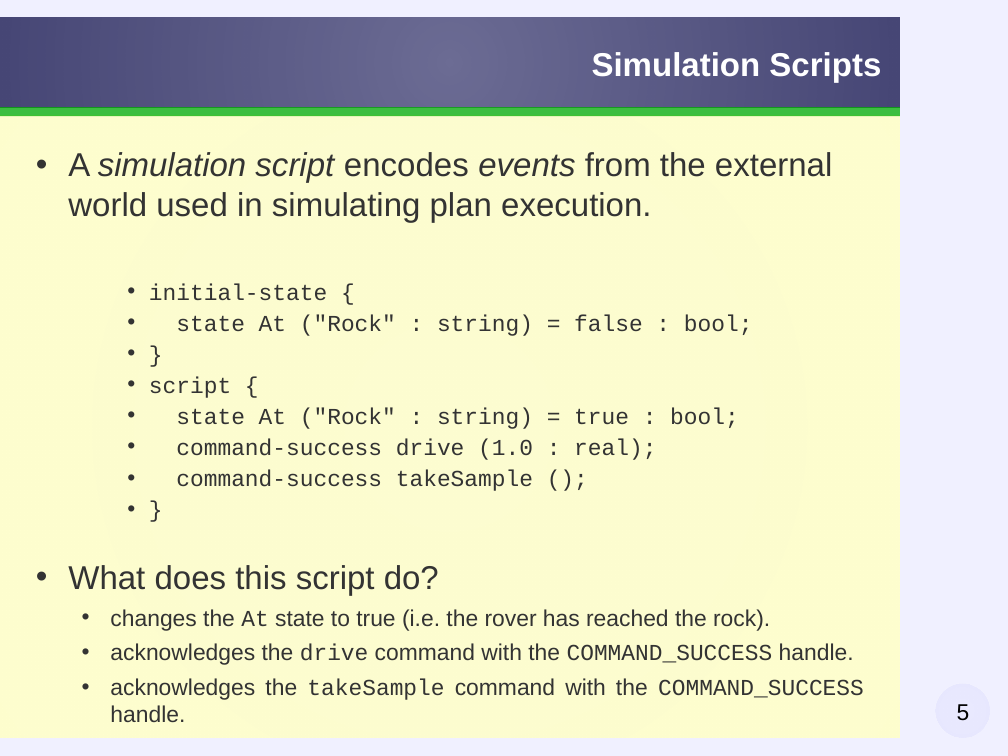
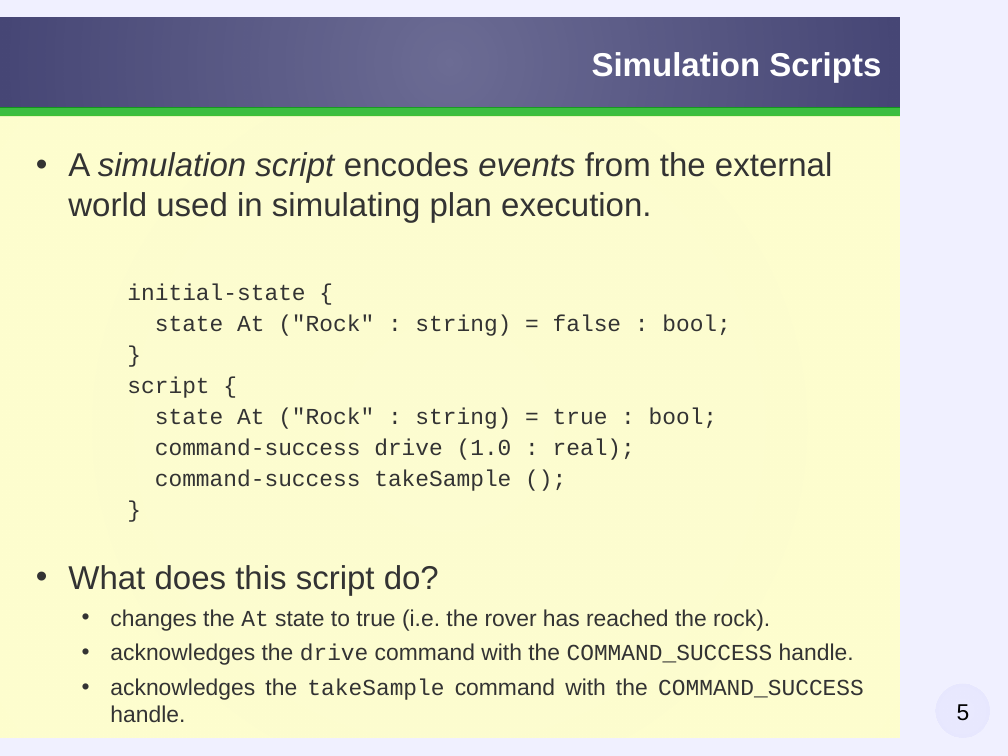
Before and after one commit to taless474/plexil, a slide deck: slide 5 of workshop/slides/plexil-workshop-exercise1.odp. Drawn at 1008x756 pixels with LibreOffice and Linux fonts; fonts in the diff are those of the drawing; background and template pictures are left out. Boxes give left, top, right and bottom in pixels: in the first picture for what was removed or moved away, otherwise in the second. Text is boxed around its words. In the diff, an @@ line names an element or a change of style, - is before the commit and + after.

```diff
--- a/workshop/slides/plexil-workshop-exercise1.odp
+++ b/workshop/slides/plexil-workshop-exercise1.odp
@@ text at (x1=127, y1=283, x2=731, y2=491): bullet • to none; list level 3 to 1 in "initial-state {"; list level 3 to 1 in "state At ("Rock" : string) ..."; list level 3 to 1 in "}"; list level 3 to 1 in "script {"; list level 3 to 1 in "command-success drive (1.0 : real);"; list level 3 to 1 in "command-success takeSample ();" @@
```
Also in this commit, not shown: 6 other slides changed, 1 other file.
